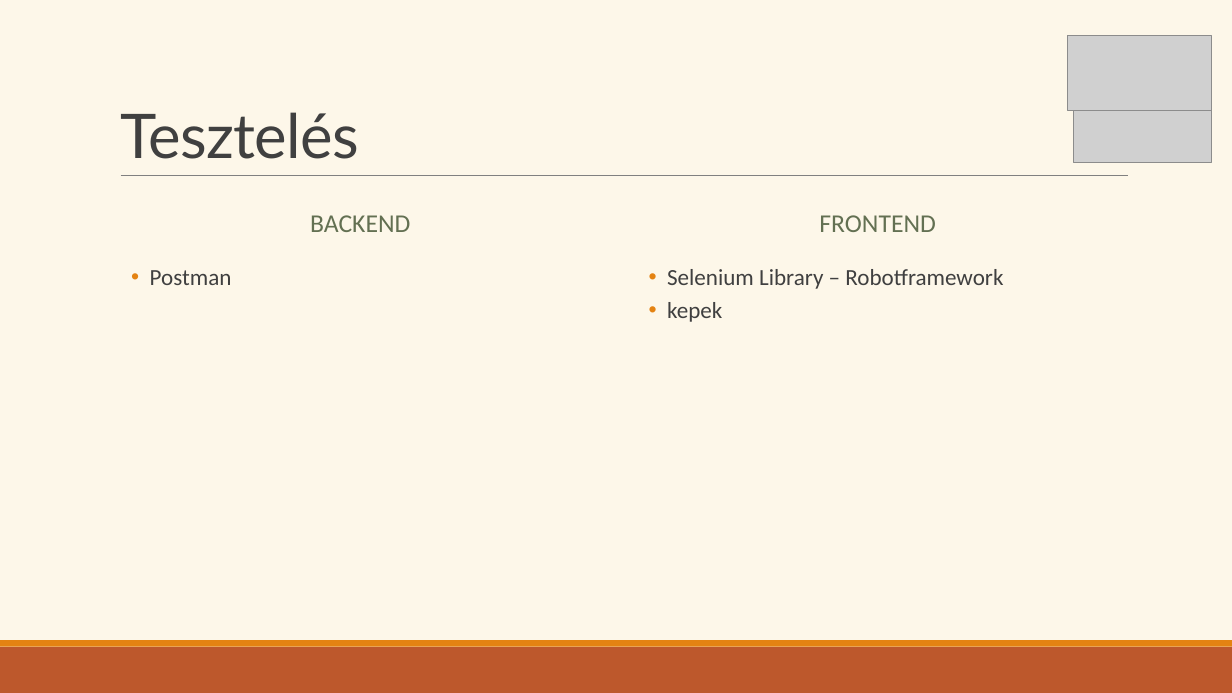
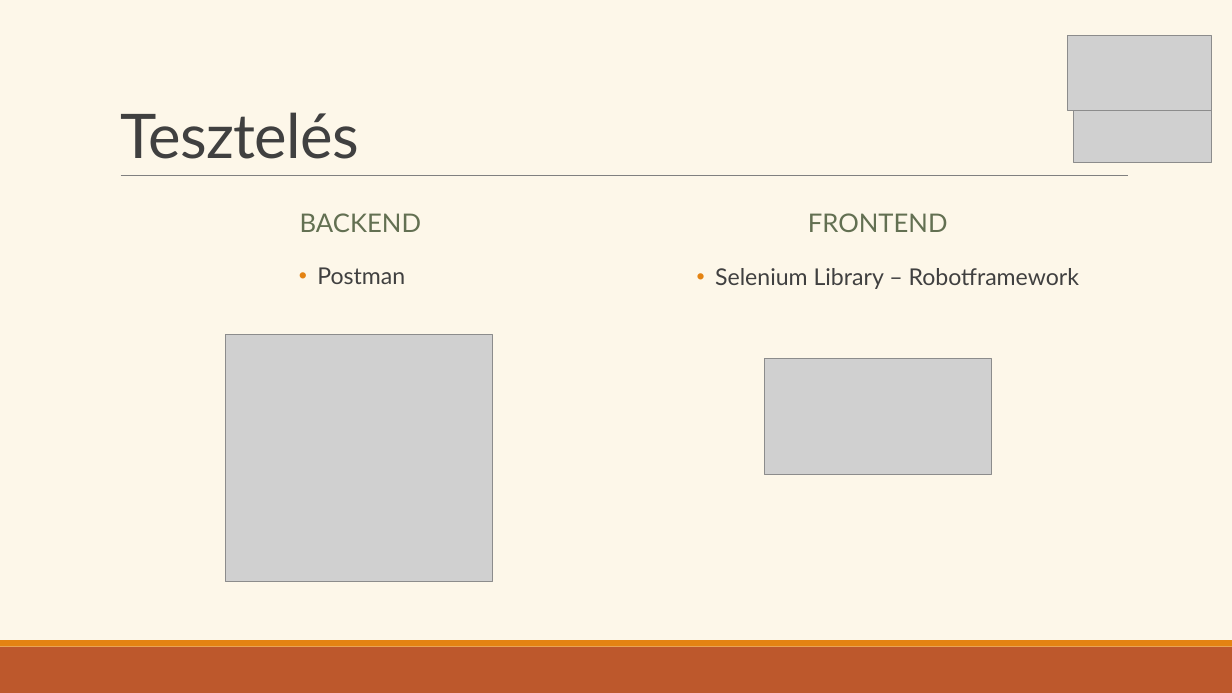
Before and after one commit to Ella50/13_S1_1_vizsgaremek, a slide deck: slide 10 of Dokumentációhoz/Prezentáció/eMenza_AtkariAriella_FarkasDominik.pptx (slide 15 before the commit). Drawn at 1232x693 pixels with LibreOffice and Linux fonts; fonts in the diff are those of the drawing; grey boxes stand for pictures. Boxes give left, top, right and bottom in pixels: in the first picture for what was removed or moved away, otherwise in the second. Text is boxed around its words. In the diff, an @@ line names an element or a change of style, - is before the commit and + after.

```diff
--- a/Dokumentációhoz/Prezentáció/eMenza_AtkariAriella_FarkasDominik.pptx
+++ b/Dokumentációhoz/Prezentáció/eMenza_AtkariAriella_FarkasDominik.pptx
@@ text "BACKEND" at [300, 213, 421, 232]: font Calibri to Lato @@
@@ text "FRONTEND" at [808, 213, 948, 232]: font Calibri to Lato @@
@@ text "Postman": place and size @@
-text "Postman" at [150, 270, 232, 285]
+text "Postman" at [317, 267, 405, 284]
@@ text "Postman" at [317, 267, 405, 284]: font Calibri to Lato; alignment left to centre @@
@@ text "Selenium Library – Robotframework" at [715, 268, 1079, 289]: font Calibri to Lato; alignment left to centre @@
@@ text at [667, 302, 722, 322]: paragraph removed @@
-  • kepek
@@ picture added at [226, 335, 493, 582] @@
@@ picture added at [764, 359, 992, 474] @@
```
Also in this commit, not shown: 10 other slides changed, 5 slides removed, 4 other files.
